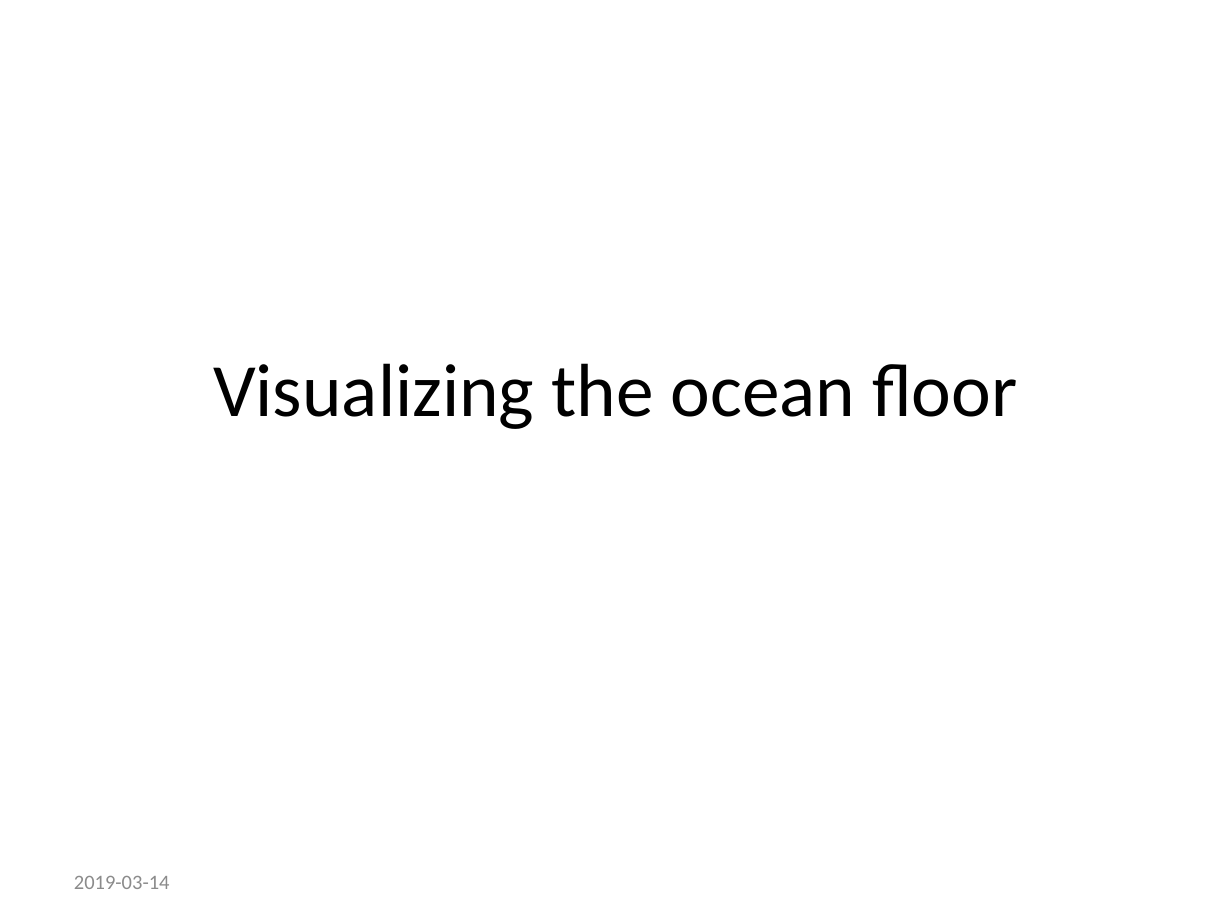
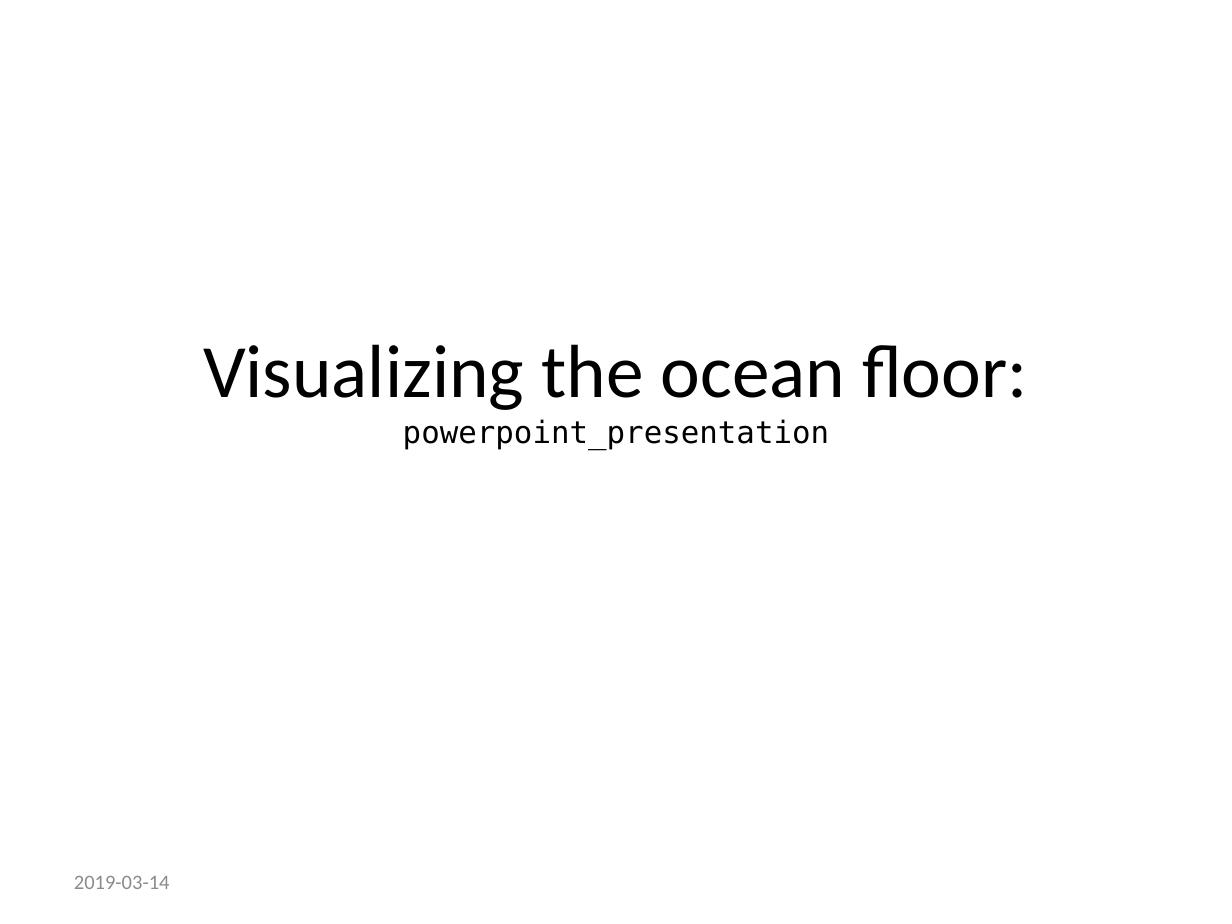
Before and after one commit to apreshill/rmd-render-factory, a slide deck: slide 1 of gallery-output/slides/index.pptx. Drawn at 1232x924 pixels with LibreOffice and Linux fonts; fonts in the diff are those of the drawing. Boxes give left, top, right and bottom in pixels: in the first picture for what was removed or moved away, otherwise in the second. Text is boxed around its words. In the diff, an @@ line names an element or a change of style, - is before the commit and + after.

```diff
--- a/gallery-output/slides/index.pptx
+++ b/gallery-output/slides/index.pptx
@@ title at box(203, 344, 1027, 450): text changed @@
-Visualizing the ocean floor
+Visualizing the ocean floor: powerpoint_presentation
```
Also in this commit, not shown: 36 other files.
